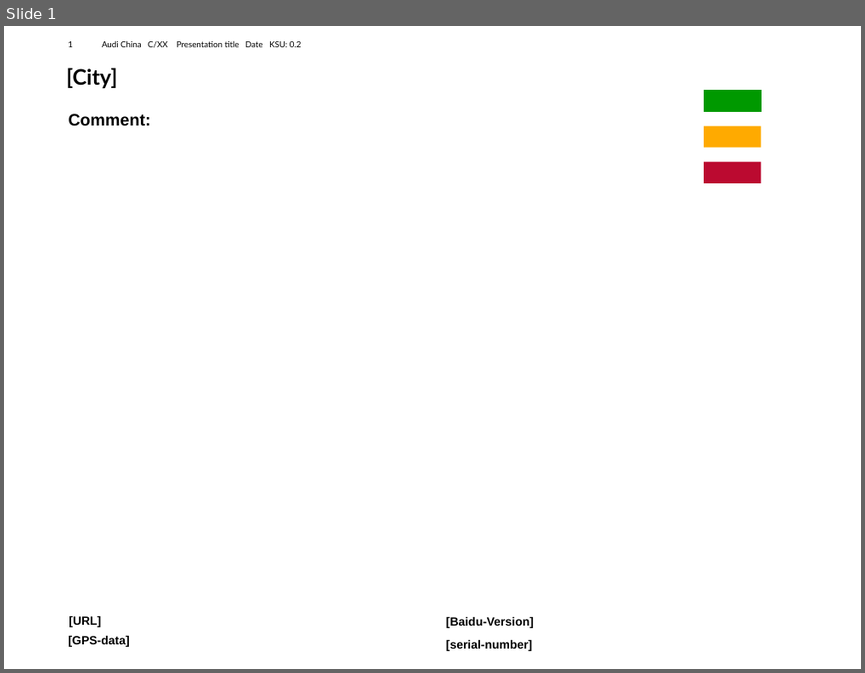
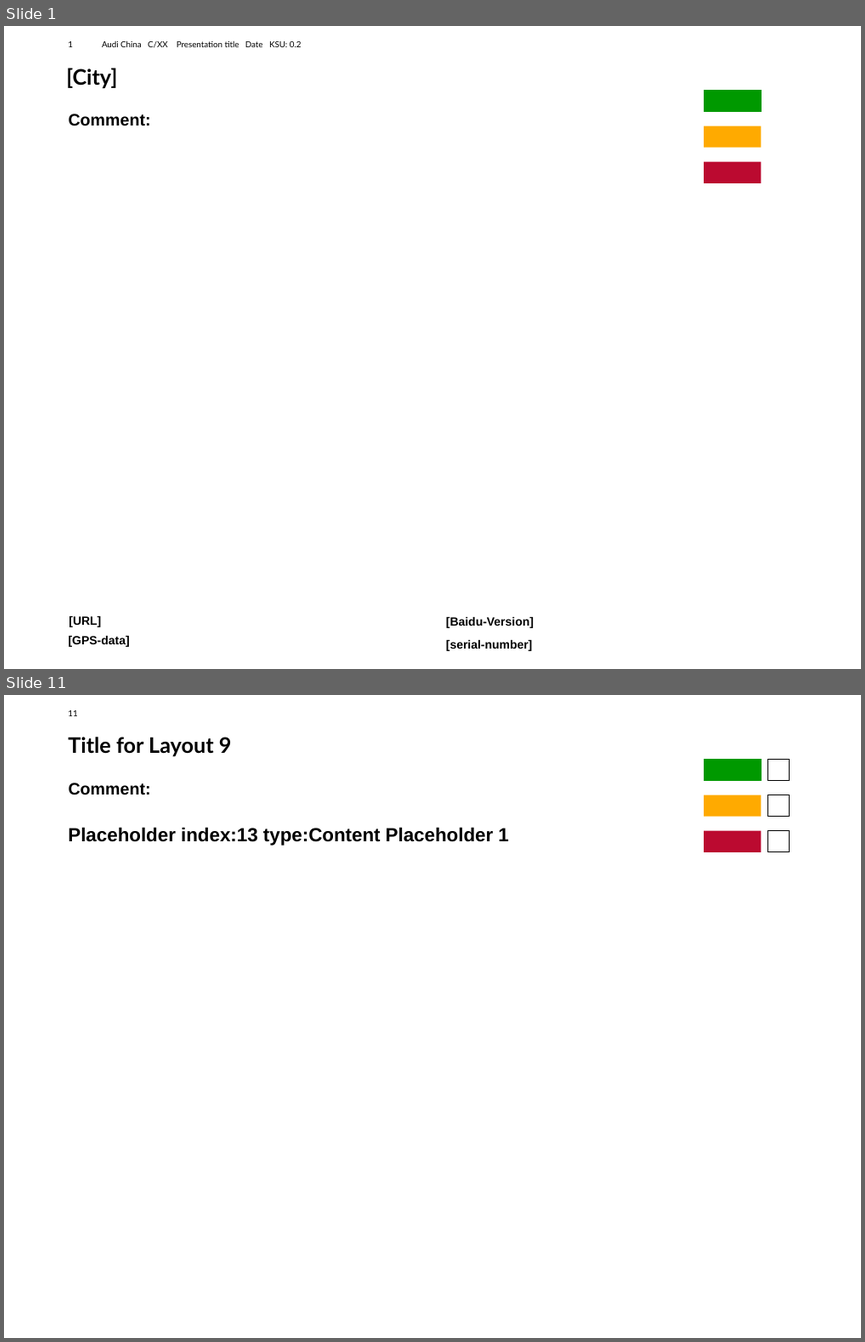
Before and after one commit to busted1212/AUDI_L3_WP1_Virtual_Drive, a slide deck: new-file-name.pptm. Shown one above the other, each under a label of ours: slide 1 before the commit, slides 1 and 11 after it; the slides between them are not shown. The pictures are 865x673 and 865x1342 pixels, drawn with LibreOffice and Linux fonts; fonts in the diff are those of the drawing; background and template pictures are left out. Boxes give left, top, right and bottom in pixels: in the first picture for what was removed or moved away, otherwise in the second. Text is boxed around its words. In the diff, an @@ line names an element or a change of style, - is before the commit and + after.

```diff
--- a/new-file-name.pptm
+++ b/new-file-name.pptm
@@ slide 11 added at (4,695,861,1338), background #FFFFFF; not listed: 1 template element that a slide beside it also shows @@
@@ title added at (68,737,232,757), 18 pt, text #000000, bold @@
+Title for Layout 9
@@ rectangle added at (704,760,761,781), fill #009900, outline #009900 0.75 pt @@
@@ rectangle added at (768,760,789,781), outline #000000 0.75 pt @@
@@ text added at (69,783,151,795), 14 pt, text #000000, bold @@
+Comment:
@@ rectangle added at (704,795,761,817), fill #FFAA00 @@
@@ rectangle added at (768,795,789,817), outline #000000 0.75 pt @@
@@ text added at (68,827,508,845), 16 pt, text #000000, bold @@
+Placeholder index:13 type:Content Placeholder 1
@@ rectangle added at (704,830,761,851), fill #BB0A30 @@
@@ rectangle added at (768,830,789,851), outline #000000 0.75 pt @@
```
Also in this commit, not shown: 19 other slides added, 1 slide removed, 18 other files.
